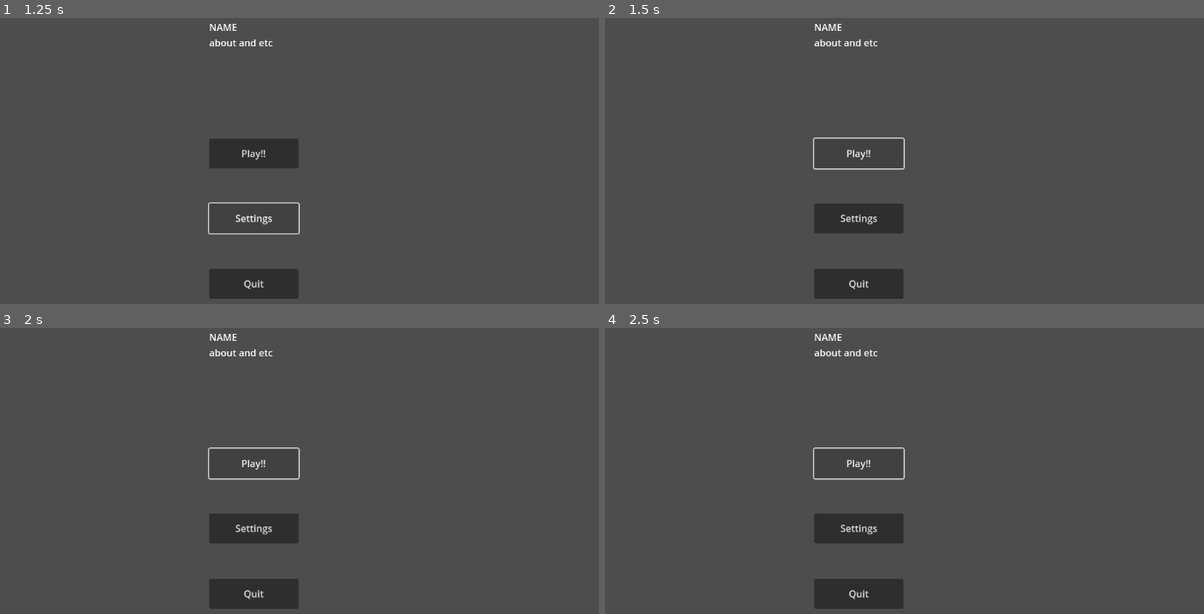
Above: before the commit, frames 1-4 (two rows, left to right).
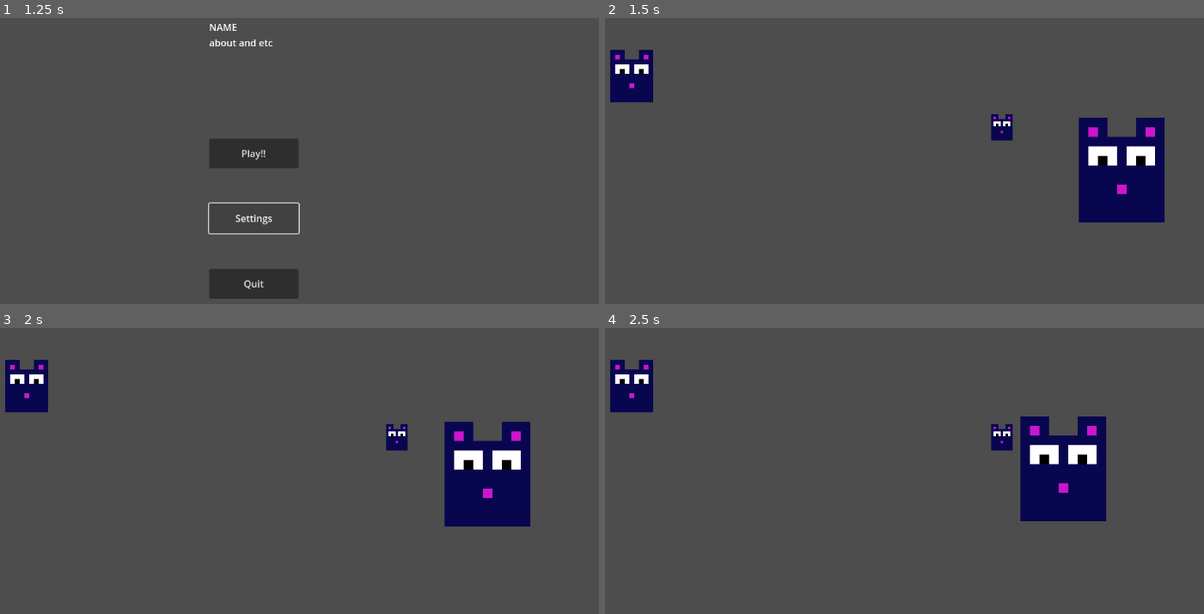
Above: after the commit, the same moments.

Repository: lakshraja/brackeys_jam_submission2025
Game: Godot game, scene res://scenes/levels/Main.tscn
Same seed, same stepped clock (60 frames per second), same inputs: the game is played once before the commit and once after it. Before the commit the project starts from res://scenes/levels/MainMenu.tscn.
Inputs (mouse positions are in pixels of both pictures, inside the frame that each line leads up to):
- Up to frame 1 (1.25 s): click "Settings" at 0.5 s
- Up to frame 2 (1.5 s): click "Play!!" at 1.25 s
- Up to frame 3 (2 s): no input
- Up to frame 4 (2.5 s): click (856, 462) at 2 s, where only the run before the commit has a clickable "Play!!"

Frame 1 is identical in both runs. In frame 2, 10% of the frame differs, in the area x 0-94%, y 2-99%; in frame 3, 10%; in frame 4, 10%.

Commit message:
barebones menu(template), biscuit and cat work, level loading through menu and main script

Diff:
--- a/project.godot
+++ b/project.godot
@@ -11,7 +11,7 @@
 [application]
 
 config/name="brackeys_jam_submission2025"
-run/main_scene="uid://c6udgraksbp7x"
+run/main_scene="uid://0ao2j6j63o3t"
 config/features=PackedStringArray("4.4", "Forward Plus")
 config/icon="res://icon.svg"
 
@@ -37,6 +37,16 @@
 "events": [Object(InputEventKey,"resource_local_to_scene":false,"resource_name":"","device":-1,"window_id":0,"alt_press …(195 unchanged characters)…
 ]
 }
+escape={
+"deadzone": 0.2,
+"events": [Object(InputEventKey,"resource_local_to_scene":false,"resource_name":"","device":-1,"window_id":0,"alt_pressed":false,"shift_pressed":false,"ctrl_pressed":false,"meta_pressed":false,"pressed":false,"keycode":0,"physical_keycode":4194305,"key_label":0,"unicode":0,"location":0,"echo":false,"script":null)
+]
+}
+interact={
+"deadzone": 0.2,
+"events": [Object(InputEventKey,"resource_local_to_scene":false,"resource_name":"","device":-1,"window_id":0,"alt_pressed":false,"shift_pressed":false,"ctrl_pressed":false,"meta_pressed":false,"pressed":false,"keycode":0,"physical_keycode":69,"key_label":0,"unicode":101,"location":0,"echo":false,"script":null)
+]
+}
 
 [rendering]
 
--- a/scenes/Biscuit.tscn
+++ b/scenes/Biscuit.tscn
@@ -1,10 +1,23 @@
-[gd_scene load_steps=2 format=3 uid="uid://1qpvhrrgr20o"]
+[gd_scene load_steps=4 format=3 uid="uid://1qpvhrrgr20o"]
 
-[sub_resource type="CapsuleShape2D" id="CapsuleShape2D_3msi7"]
+[ext_resource type="Texture2D" uid="uid://b8yn4eadymmqn" path="res://assets/my_mouse.png" id="1_hfb0r"]
+[ext_resource type="Script" uid="uid://cuyexeebgapvj" path="res://scripts/biscuit.gd" id="1_uglnq"]
+
+[sub_resource type="RectangleShape2D" id="RectangleShape2D_uglnq"]
+size = Vector2(10, 10)
 
 [node name="Biscuit" type="Node2D"]
+script = ExtResource("1_uglnq")
 
 [node name="Area2D" type="Area2D" parent="."]
 
 [node name="CollisionShape2D" type="CollisionShape2D" parent="Area2D"]
-shape = SubResource("CapsuleShape2D_3msi7")
+position = Vector2(0, 1)
+scale = Vector2(4, 4)
+shape = SubResource("RectangleShape2D_uglnq")
+
+[node name="Sprite2D" type="Sprite2D" parent="Area2D"]
+scale = Vector2(4, 4)
+texture = ExtResource("1_hfb0r")
+
+[connection signal="body_shape_entered" from="Area2D" to="." method="_on_area_2d_body_shape_entered"]
--- /dev/null
+++ b/scenes/Cat.tscn
@@ -0,0 +1,29 @@
+[gd_scene load_steps=5 format=3 uid="uid://bmn8wm1yyqkny"]
+
+[ext_resource type="Script" uid="uid://10m427b0qiec" path="res://scripts/cat.gd" id="1_2olvd"]
+[ext_resource type="Texture2D" uid="uid://b8yn4eadymmqn" path="res://assets/my_mouse.png" id="1_7nueg"]
+
+[sub_resource type="SpriteFrames" id="SpriteFrames_7nueg"]
+animations = [{
+"frames": [{
+"duration": 1.0,
+"texture": ExtResource("1_7nueg")
+}],
+"loop": true,
+"name": &"default",
+"speed": 5.0
+}]
+
+[sub_resource type="RectangleShape2D" id="RectangleShape2D_7nueg"]
+
+[node name="Cat" type="CharacterBody2D"]
+script = ExtResource("1_2olvd")
+
+[node name="AnimatedSprite2D" type="AnimatedSprite2D" parent="."]
+scale = Vector2(16, 16)
+sprite_frames = SubResource("SpriteFrames_7nueg")
+
+[node name="CollisionShape2D" type="CollisionShape2D" parent="."]
+position = Vector2(0, 13)
+scale = Vector2(8, 8)
+shape = SubResource("RectangleShape2D_7nueg")
--- a/scenes/Player.tscn
+++ b/scenes/Player.tscn
@@ -21,10 +21,10 @@
 script = ExtResource("1_v6fml")
 
 [node name="CollisionShape2D" type="CollisionShape2D" parent="."]
-position = Vector2(-0.5, 16)
-scale = Vector2(8, 8)
+position = Vector2(-0.5, 8.6)
+scale = Vector2(4, 4)
 shape = SubResource("RectangleShape2D_3vyb7")
 
 [node name="AnimatedSprite2D" type="AnimatedSprite2D" parent="."]
-scale = Vector2(16, 16)
+scale = Vector2(8, 8)
 sprite_frames = SubResource("SpriteFrames_g2els")
--- /dev/null
+++ b/scenes/UILayer.tscn
@@ -0,0 +1,3 @@
+[gd_scene format=3 uid="uid://btfplo18vnkj"]
+
+[node name="UILayer" type="Node2D"]
--- a/scenes/levels/Main.tscn
+++ b/scenes/levels/Main.tscn
@@ -1,9 +1,6 @@
-[gd_scene load_steps=3 format=3 uid="uid://0ao2j6j63o3t"]
+[gd_scene load_steps=2 format=3 uid="uid://0ao2j6j63o3t"]
 
-[ext_resource type="PackedScene" uid="uid://c6udgraksbp7x" path="res://scenes/levels/MainMenu.tscn" id="1_ty8y3"]
 [ext_resource type="Script" uid="uid://dp7srurvl2jlo" path="res://scripts/main.gd" id="1_xnrmx"]
 
 [node name="Main" type="Node2D"]
 script = ExtResource("1_xnrmx")
-
-[node name="MainMenu" parent="." instance=ExtResource("1_ty8y3")]
--- a/scenes/levels/MainMenu.tscn
+++ b/scenes/levels/MainMenu.tscn
@@ -1,6 +1,9 @@
-[gd_scene format=3 uid="uid://c6udgraksbp7x"]
+[gd_scene load_steps=2 format=3 uid="uid://c6udgraksbp7x"]
+
+[ext_resource type="Script" uid="uid://nt4kyd6ltuuw" path="res://scripts/menu.gd" id="1_4xtjk"]
 
 [node name="MainMenu" type="Node2D"]
+script = ExtResource("1_4xtjk")
 
 [node name="PlayButton" type="Button" parent="."]
 anchors_preset = 5
@@ -41,3 +44,7 @@
 offset_bottom = 175.0
 text = "NAME
 about and etc"
+
+[connection signal="pressed" from="PlayButton" to="." method="_on_play_button_pressed"]
+[connection signal="pressed" from="QuitButton" to="." method="_on_quit_button_pressed"]
+[connection signal="pressed" from="SettingsButton" to="." method="_on_settings_button_pressed"]
--- a/scenes/levels/TestScene.tscn
+++ b/scenes/levels/TestScene.tscn
@@ -1,3 +1,16 @@
-[gd_scene format=3 uid="uid://ciks0ua1wumox"]
+[gd_scene load_steps=4 format=3 uid="uid://ciks0ua1wumox"]
+
+[ext_resource type="PackedScene" uid="uid://1qpvhrrgr20o" path="res://scenes/Biscuit.tscn" id="1_h6uuc"]
+[ext_resource type="PackedScene" uid="uid://bmn8wm1yyqkny" path="res://scenes/Cat.tscn" id="1_qbm35"]
+[ext_resource type="PackedScene" uid="uid://g0bivw0otq6k" path="res://scenes/Player.tscn" id="2_qbm35"]
 
 [node name="TestScene" type="Node2D"]
+
+[node name="Player" parent="." instance=ExtResource("2_qbm35")]
+position = Vector2(192, 219)
+
+[node name="Biscuit" parent="." instance=ExtResource("1_h6uuc")]
+position = Vector2(813, 305)
+
+[node name="Cat" parent="." instance=ExtResource("1_qbm35")]
+position = Vector2(1032, 380)
--- /dev/null
+++ b/scripts/biscuit.gd
@@ -0,0 +1,11 @@
+extends Node
+
+func _process(delta)->void:
+	pass
+
+
+func _on_area_2d_body_shape_entered(body_rid: RID, body: Node2D, body_shape_index: int, local_shape_index: int) -> void:
+	#check if player presses input, when input gotten eat
+	if body.name=="Player":
+		print("biscuit eaten")
+		queue_free()
--- /dev/null
+++ b/scripts/cat.gd
@@ -0,0 +1,20 @@
+extends CharacterBody2D
+
+
+# Called when the node enters the scene tree for the first time.
+func _ready() -> void:
+	velocity = Vector2.ZERO
+
+
+# Called every frame. 'delta' is the elapsed time since the previous frame.
+func _process(delta: float) -> void:
+	pass
+
+func _physics_process(delta: float) -> void:
+	var player_pos = get_node("../Player").position
+
+	#var direction = player_pos-position
+	var direction = position.direction_to(player_pos)
+
+	velocity=direction*100
+	move_and_slide()
--- a/scripts/main.gd
+++ b/scripts/main.gd
@@ -2,11 +2,27 @@
 
 
 func _ready() -> void:
-	pass
+	load_scene("res://scenes/levels/MainMenu.tscn")
+	get_node("MainMenu").play_button_pressed.connect(_play_button_pressed)
+
+
 
 #this guy will load the menu first
 #then it will manage all the scenes and levels and also game over window
 #it should also manage the ui like the cookie counter
 
 func _process(delta: float) -> void:
-	pass
+	if Input.is_action_pressed("escape"):
+
+		#for now, please remove
+		get_tree().quit()
+
+
+func _play_button_pressed()->void:
+	get_node("MainMenu").queue_free()
+	load_scene("res://scenes/levels/TestScene.tscn")
+
+func load_scene(scene: String)->void:
+	var loaded_scene = load(scene)
+	var scene_instance = loaded_scene.instantiate()
+	add_child(scene_instance)
--- /dev/null
+++ b/scripts/menu.gd
@@ -0,0 +1,23 @@
+extends Node
+
+var main
+
+func _ready() -> void:
+	pass
+
+func _process(delta: float) -> void:
+	pass
+
+signal play_button_pressed
+
+func _on_play_button_pressed() -> void:
+	play_button_pressed.emit()
+
+
+func _on_quit_button_pressed() -> void:
+	get_tree().quit()
+
+
+
+func _on_settings_button_pressed() -> void:
+	pass
--- a/scripts/player.gd
+++ b/scripts/player.gd
@@ -1,23 +1,23 @@
 extends CharacterBody2D
 
-const INITIAL_SPEED=100
-
+const INITIAL_SPEED=1000
+var speed = INITIAL_SPEED
 func _ready():
-	var speed = INITIAL_SPEED
-	var velocity = Vector2.ZERO
+	velocity = Vector2.ZERO
 
 func _physics_process(delta: float) -> void:
-	pass
+	velocity=Vector2.ZERO
+	if Input.is_action_pressed("right"):
+		velocity.x=+speed
+	if Input.is_action_pressed("left"):
+		velocity.x=-speed
+	if Input.is_action_pressed("up"):
+		velocity.y=-speed
+	if Input.is_action_pressed("down"):
+		velocity.y=+speed
+
+	move_and_slide()
+	#position += velocity * delta
 
 func _process(delta: float) -> void:
-	velocity=Vector2.ZERO
-	if Input.is_action_pressed("right"):
-		velocity.x=+1000
-	if Input.is_action_pressed("left"):
-		velocity.x=-1000
-	if Input.is_action_pressed("up"):
-		velocity.y=-1000
-	if Input.is_action_pressed("down"):
-		velocity.y=+1000
-	position += velocity * delta
-	#position = position.clamp(Vector2.ZERO, screen_size)
+	pass
Not shown, added: assets/mouse-down.png.import
Not shown, added: assets/mouse-up.png.import
Not shown, added: assets/mouse.png.import
Binary file added: assets/mouse_idle.png
Not shown, added: assets/mouse_idle.png.import
Not shown, added: scripts/biscuit.gd.uid
Not shown, added: scripts/cat.gd.uid
Not shown, added: scripts/menu.gd.uid
Not shown, added: assets/biscuit2.xcf
